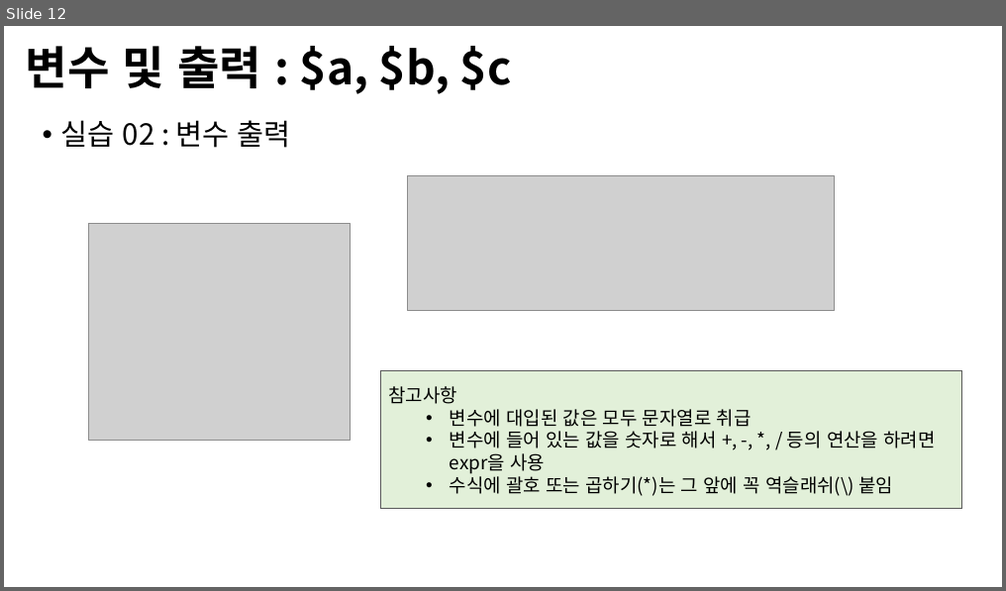
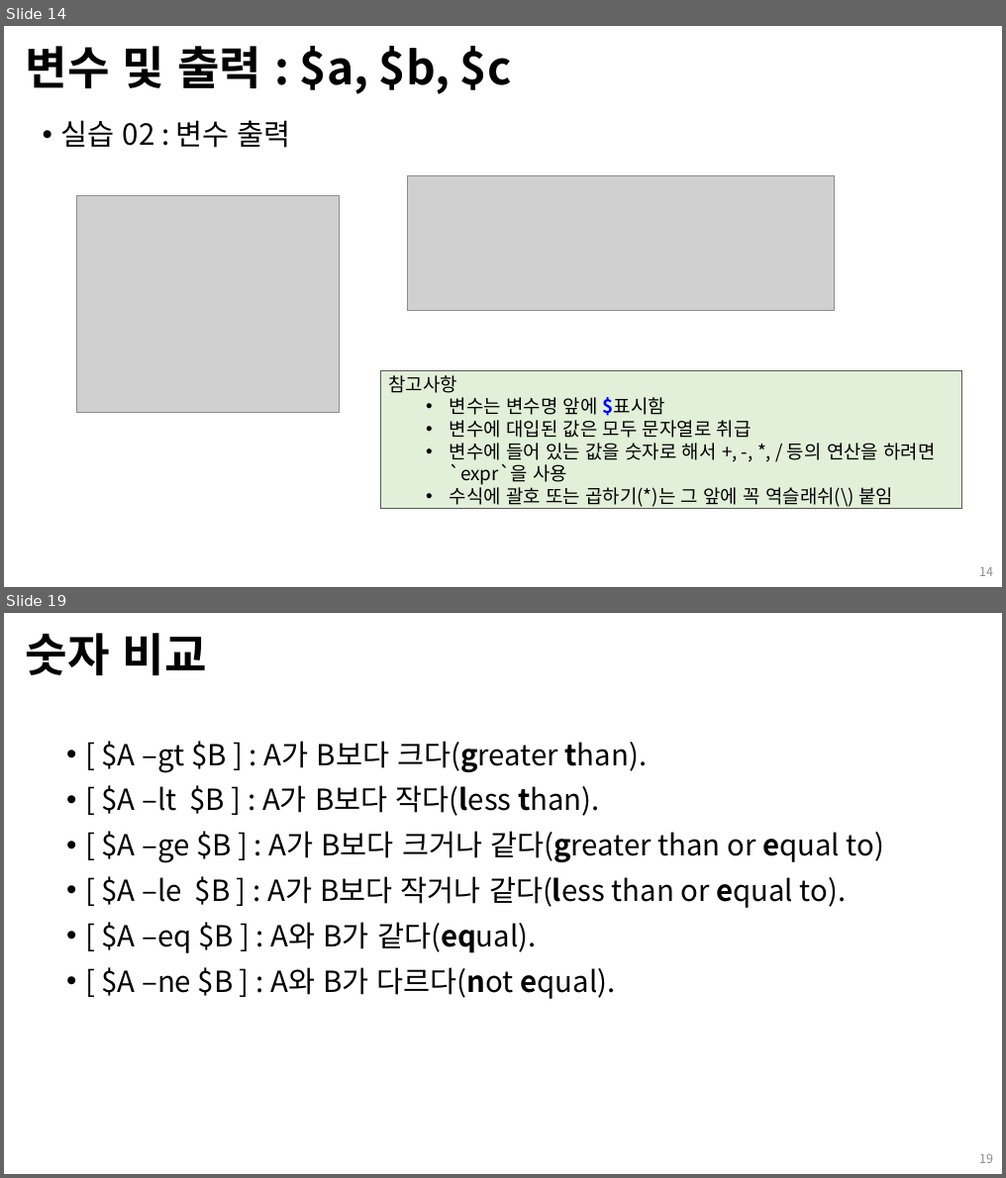
Before and after one commit to Open-Source-Programming/OpenSource-Lec, a slide deck: 03-shell_script_1.pptx. Shown one above the other, each under a label of ours: slide 12 before the commit, slides 14 and 19 after it; the slides between them are not shown. The pictures are 1006x591 and 1006x1178 pixels, drawn with LibreOffice and Linux fonts; fonts in the diff are those of the drawing; grey boxes stand for pictures; background and template pictures are left out. Boxes give left, top, right and bottom in pixels: in the first picture for what was removed or moved away, otherwise in the second. Text is boxed around its words. In the diff, an @@ line names an element or a change of style, - is before the commit and + after.

```diff
--- a/03-shell_script_1.pptx
+++ b/03-shell_script_1.pptx
@@ slide 19 added at <box>4,613,1002,1174</box>, background #FFFFFF @@
@@ title added at <box>26,633,207,675</box>, 44 pt, text #000000, bold @@
+숫자 비교
@@ text added at <box>102,741,884,999</box>, 28 pt, text #000000 @@
+• [ $A –gt $B ] : A가 B보다 크다(greater than).
+• [ $A –lt $B ] : A가 B보다 작다(less than).
+• [ $A –ge $B ] : A가 B보다 크거나 같다(greater than or equal to)
+• [ $A –le $B ] : A가 B보다 작거나 같다(less than or equal to).
+• [ $A –eq $B ] : A와 B가 같다(equal).
+• [ $A –ne $B ] : A와 B가 다르다(not equal).
@@ page number added at <box>979,1155,993,1163</box>, 12 pt, text #8C8C8C @@
+19
@@ what was slide 12 is now slide 14 @@
@@ slide 14 changed as well @@
@@ picture: place and size @@
-picture at <box>88,224,350,440</box>
+picture at <box>77,196,340,412</box>
@@ text in rectangle at <box>450,397,665,416</box>: paragraph added @@
+  • 변수는 변수명 앞에 $표시함
@@ text in rectangle at <box>450,443,935,485</box>: text changed @@
-  • 변수에 들어 있는 값을 숫자로 해서 +, -, *, / 등의 연산을 하려면 expr을 사용
+  • 변수에 들어 있는 값을 숫자로 해서 +, -, *, / 등의 연산을 하려면 `expr`을 사용
@@ page number added at <box>979,568,993,576</box>, 12 pt, text #8C8C8C @@
+14
```
Also in this commit, not shown: 11 other slides changed, 19 other slides added, 9 other files.
